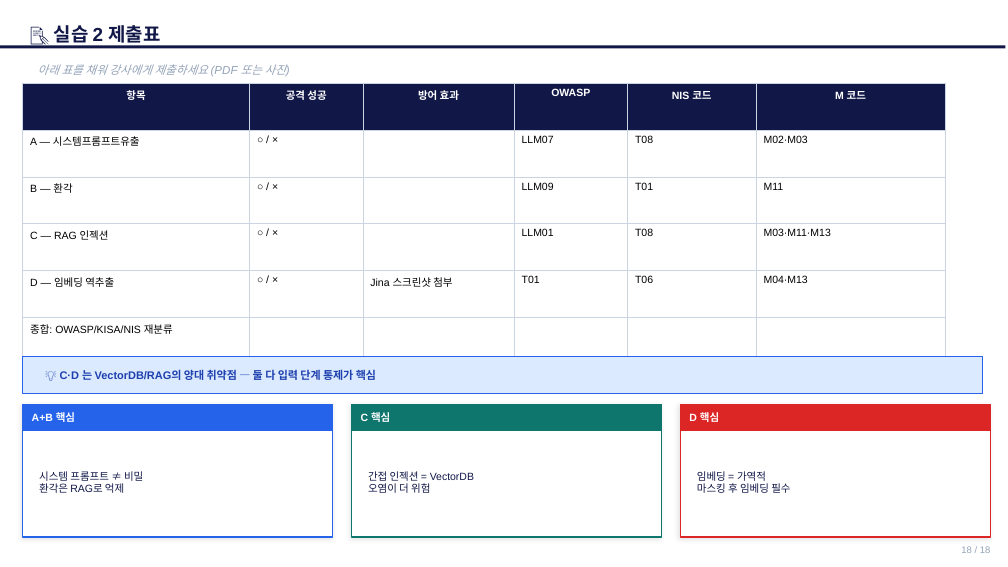
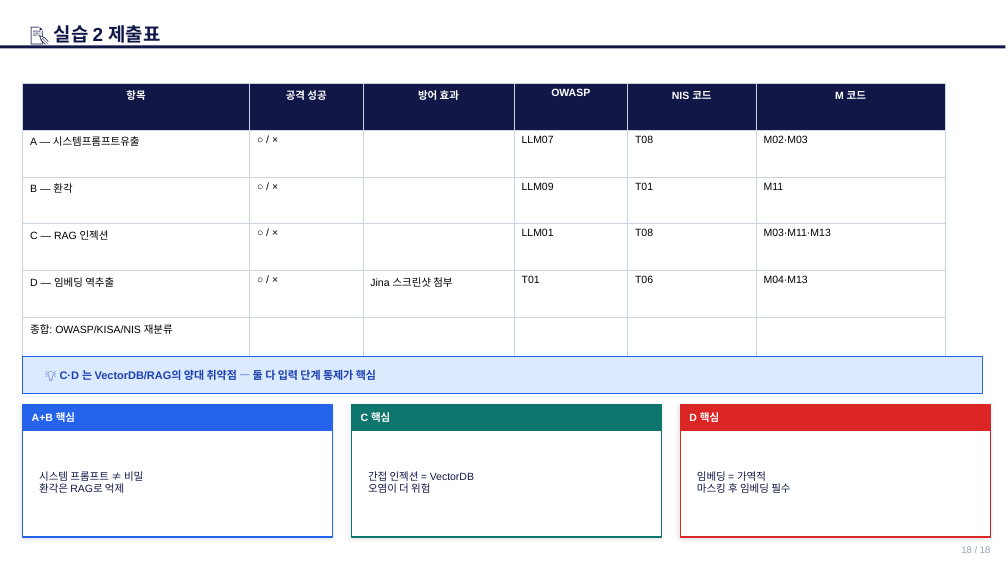
Before and after one commit to sulgik/security-workshop, a slide deck: slide 14 of 3일차_실습2_latest.pptx (slide 18 before the commit). Drawn at 1008x567 pixels with LibreOffice and Linux fonts; fonts in the diff are those of the drawing. Boxes give left, top, right and bottom in pixels: in the first picture for what was removed or moved away, otherwise in the second. Text is boxed around its words. In the diff, an @@ line names an element or a change of style, - is before the commit and + after.

```diff
--- a/3일차_실습2_latest.pptx
+++ b/3일차_실습2_latest.pptx
@@ text removed at [38,64,286,76] @@
-아래 표를 채워 강사에게 제출하세요 (PDF 또는 사진)
```
Also in this commit, not shown: 8 other slides changed, 2 slides added, 5 slides removed, 2 other files.
